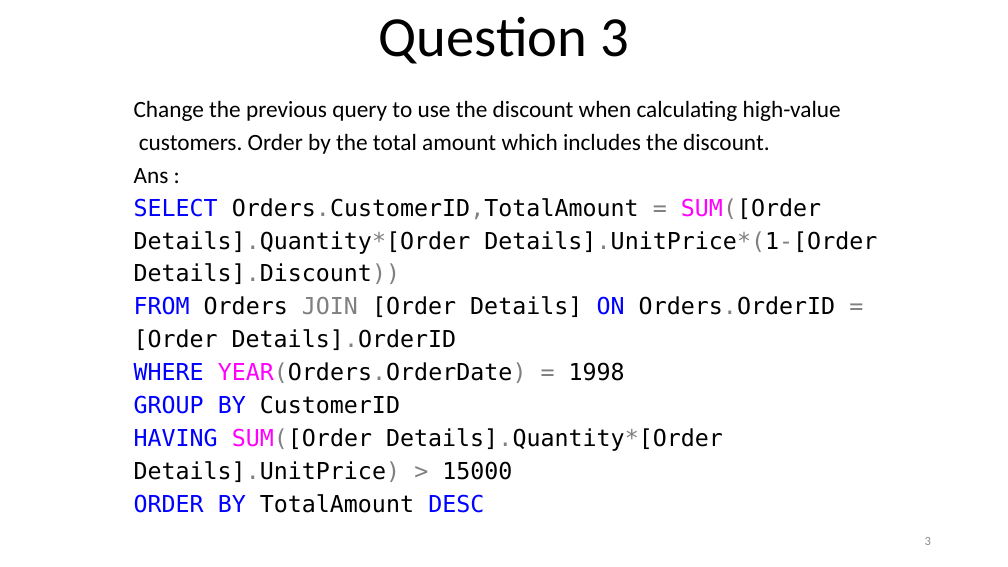
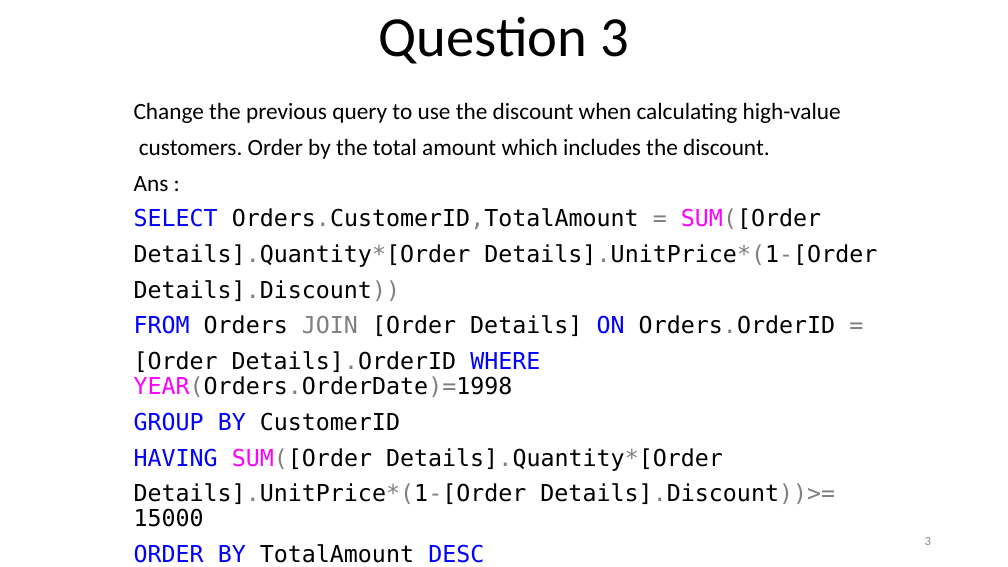
Before and after one commit to KaustubhSathe/sql-challenges, a slide deck: slide 3 of 3. Northwind Challenges/Advanced-Problems.pptm. Drawn at 1008x567 pixels with LibreOffice and Linux fonts; fonts in the diff are those of the drawing. Boxes give left, top, right and bottom in pixels: in the first picture for what was removed or moved away, otherwise in the second. Text is boxed around its words. In the diff, an @@ line names an element or a change of style, - is before the commit and + after.

```diff
--- a/3. Northwind Challenges/Advanced-Problems.pptm
+++ b/3. Northwind Challenges/Advanced-Problems.pptm
@@ subtitle at (134,102,877,471): line spacing 0.8 to 0.9 @@
@@ subtitle at (134,351,540,397): text changed @@
-[Order Details].OrderID
-WHERE YEAR(Orders.OrderDate) = 1998
+[Order Details].OrderID WHERE YEAR(Orders.OrderDate)=1998
@@ subtitle at (134,483,835,527): text changed @@
-Details].UnitPrice) > 15000
+Details].UnitPrice*(1-[Order Details].Discount))>= 15000
```
Also in this commit, not shown: 15 other slides changed, 2 slides added, 6 slides removed, 5 other files.
